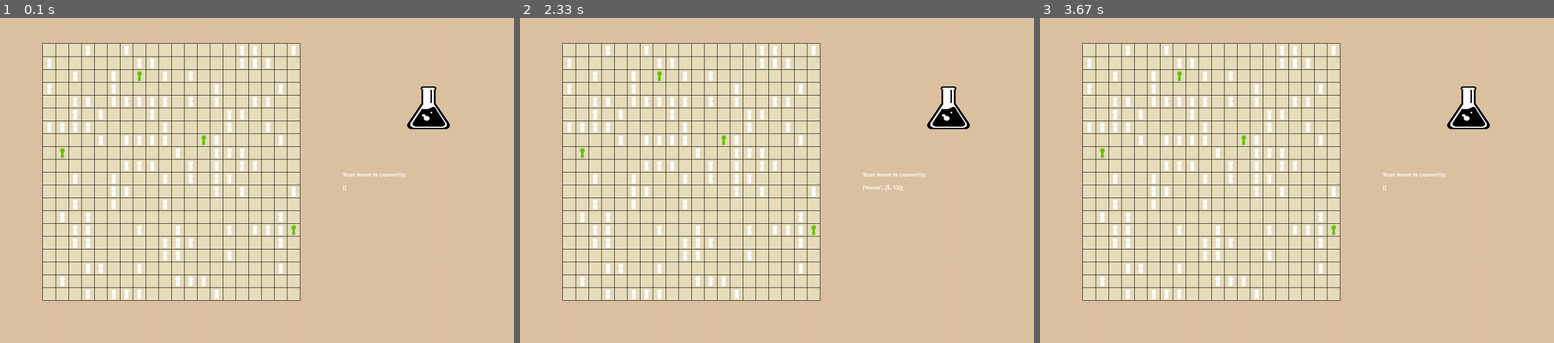
Above: before the commit, frames 1-3 (left to right).
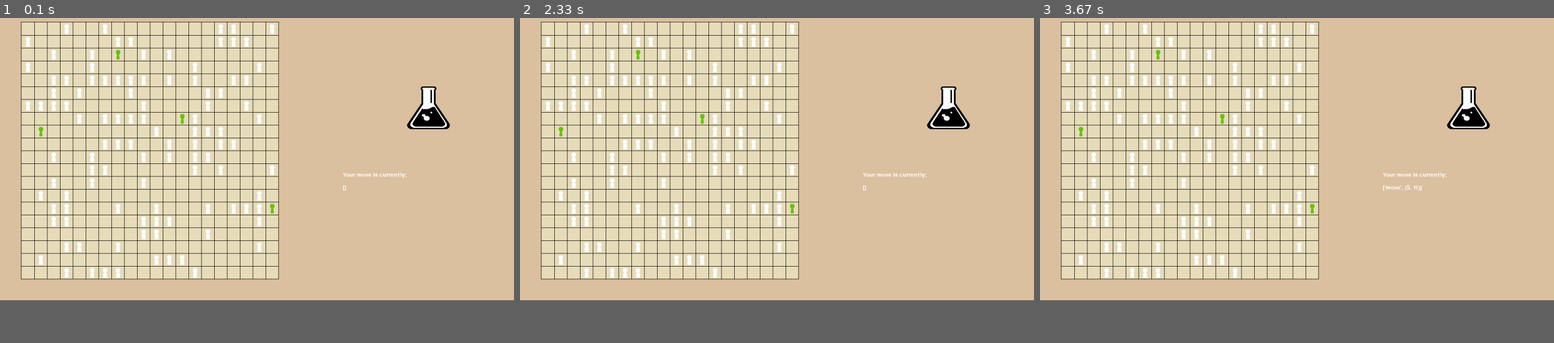
Above: after the commit, the same moments.

Repository: RonaldKroening/SGAI-Outbreak
Game: pygame game, started from SGAI_MK3/main.py
Same seed, same stepped clock (60 frames per second), same inputs: the game is played once before the commit and once after it.
Inputs (mouse positions are in pixels of both pictures, inside the frame that each line leads up to):
- Up to frame 1 (0.1 s): no input
- Up to frame 2 (2.33 s): press the mouse at (946, 109) at 0.37 s; move the mouse to (782, 105) at 0.47 s; release the mouse at (617, 105) at 0.6 s; press the mouse at (946, 109) at 0.7 s; move the mouse to (884, 167) at 0.8 s; release the mouse at (823, 226) at 0.93 s; press the mouse at (946, 109) at 1.03 s; move the mouse to (890, 128) at 1.13 s; release the mouse at (833, 151) at 1.27 s; press the mouse at (946, 109) at 1.37 s; move the mouse to (864, 76) at 1.47 s; release the mouse at (782, 44) at 1.6 s; press the mouse at (946, 109) at 1.7 s; move the mouse to (854, 183) at 1.8 s; release the mouse at (766, 258) at 1.93 s; press the mouse at (946, 109) at 2.03 s; move the mouse to (792, 151) at 2.13 s; release the mouse at (633, 196) at 2.27 s
- Up to frame 3 (3.67 s): press the mouse at (1466, 109) at 2.37 s; move the mouse to (1410, 86) at 2.47 s; release the mouse at (1353, 63) at 2.6 s; press the mouse at (1466, 109) at 2.7 s; move the mouse to (1476, 141) at 2.8 s; release the mouse at (1492, 174) at 2.93 s; press the mouse at (1466, 109) at 3.03 s; move the mouse to (1302, 138) at 3.13 s; release the mouse at (1137, 167) at 3.27 s; press the mouse at (1466, 109) at 3.37 s; move the mouse to (1404, 105) at 3.47 s; release the mouse at (1348, 105) at 3.6 s
In our replay, the window is 900x600 before the commit and 900x525 after it. These sizes can differ from the game's own. Grey fills any space a smaller window leaves; there, only what the larger window draws over its background counts as a difference.

The runs differ from the first frame. In frame 1, 25% of the frame differs, in the area x 4-59%, y 1-88%; in frame 2, 25%, in the area x 4-75%, y 1-88%; in frame 3, 25%.

Commit message:
Change background size

Diff:
--- a/SGAI_MK3/PygameFunctions.py
+++ b/SGAI_MK3/PygameFunctions.py
@@ -13,13 +13,9 @@
 
 # Initialize pygame
 pygame.init()
-screen = pygame.display.set_mode((1200, 800))
+screen = pygame.display.set_mode((1200, 700))
 pygame.display.set_caption("Outbreak!")
 pygame.font.init()
-my_font = pygame.font.SysFont("Impact", 30)
-game_window_dimensions = (1400, 800)
-person_dimensions = (20, 60)
-pygame.display.set_caption("Outbreak!")
 screen.fill(BACKGROUND)
 
 def get_action(GameBoard, pixel_x, pixel_y):
--- a/SGAI_MK3/main.py
+++ b/SGAI_MK3/main.py
@@ -7,7 +7,7 @@
 SELF_PLAY = False
 ROWS = 20
 COLUMNS = 20
-OFFSET = 100                    # Number of pixels to offset grid to the top-left side
+OFFSET = 50                    # Number of pixels to offset grid to the top-left side
 CELL_DIMENSIONS = 30           # Number of pixels for each cell
 ACTION_SPACE = ["moveUp", "moveDown", "moveLeft", "moveRight", "heal", "bite"]
 
